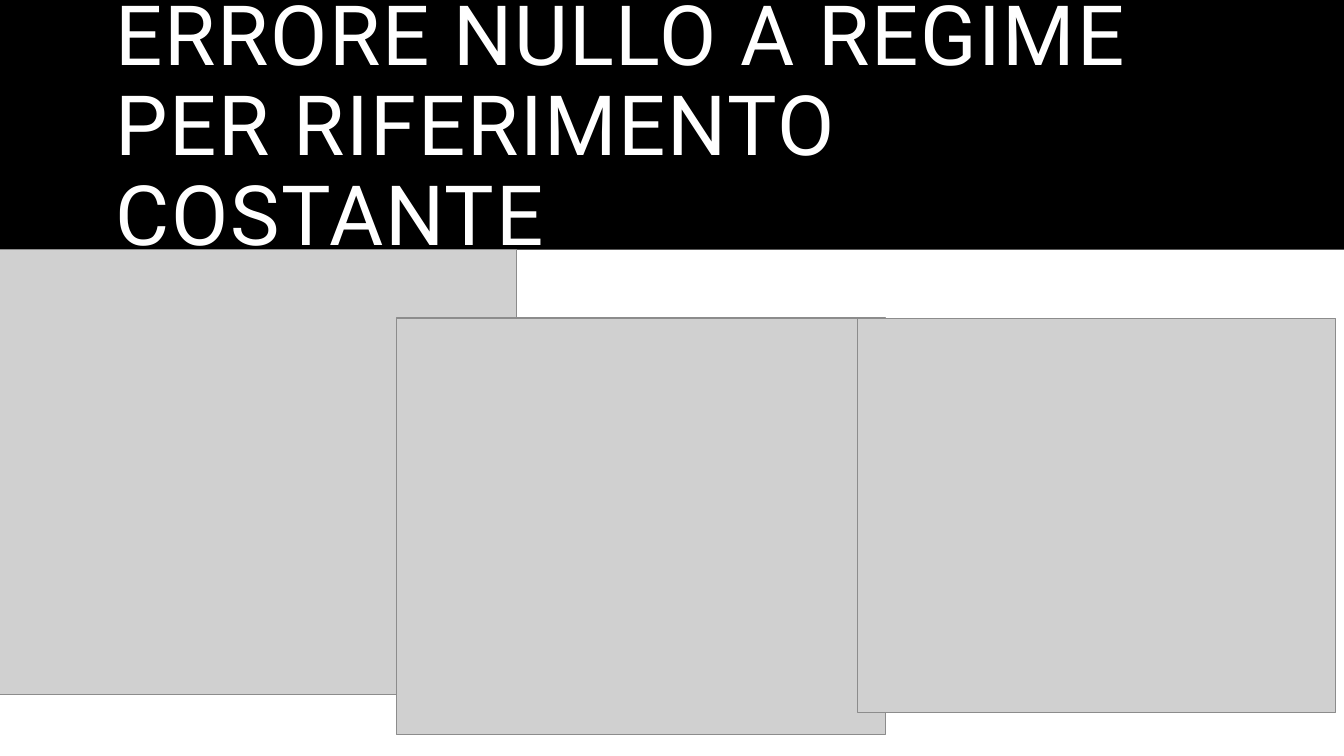
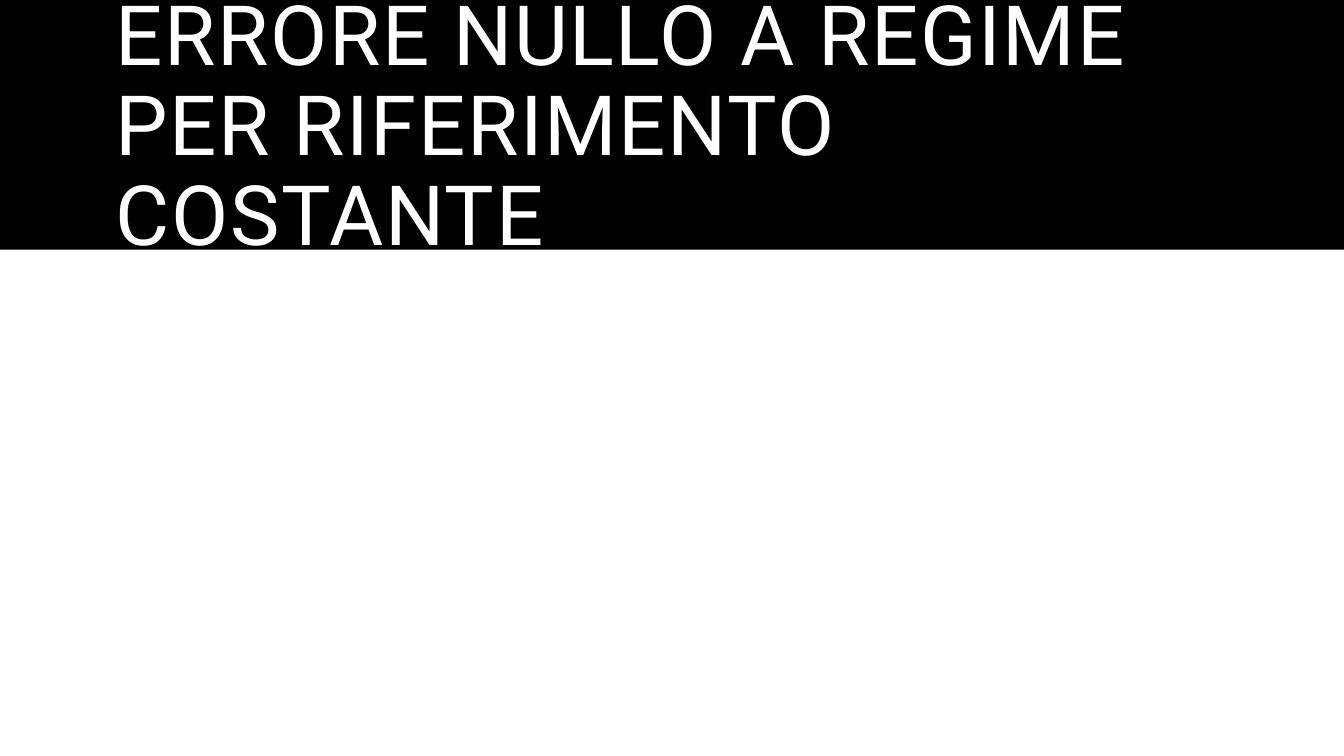
Before and after one commit to AltFed/ARL, a slide deck: slide 8 of CA.pptx. Drawn at 1344x756 pixels with LibreOffice and Linux fonts; fonts in the diff are those of the drawing; grey boxes stand for pictures. Boxes give left, top, right and bottom in pixels: in the first picture for what was removed or moved away, otherwise in the second. Text is boxed around its words. In the diff, an @@ line names an element or a change of style, - is before the commit and + after.

```diff
--- a/CA.pptx
+++ b/CA.pptx
@@ picture removed at box(0, 250, 516, 696) @@
@@ picture removed at box(396, 318, 886, 734) @@
@@ picture removed at box(857, 319, 1336, 713) @@
```
Also in this commit, not shown: 4 other slides changed, 2 slides added, 1 slide removed, 1 other file.
